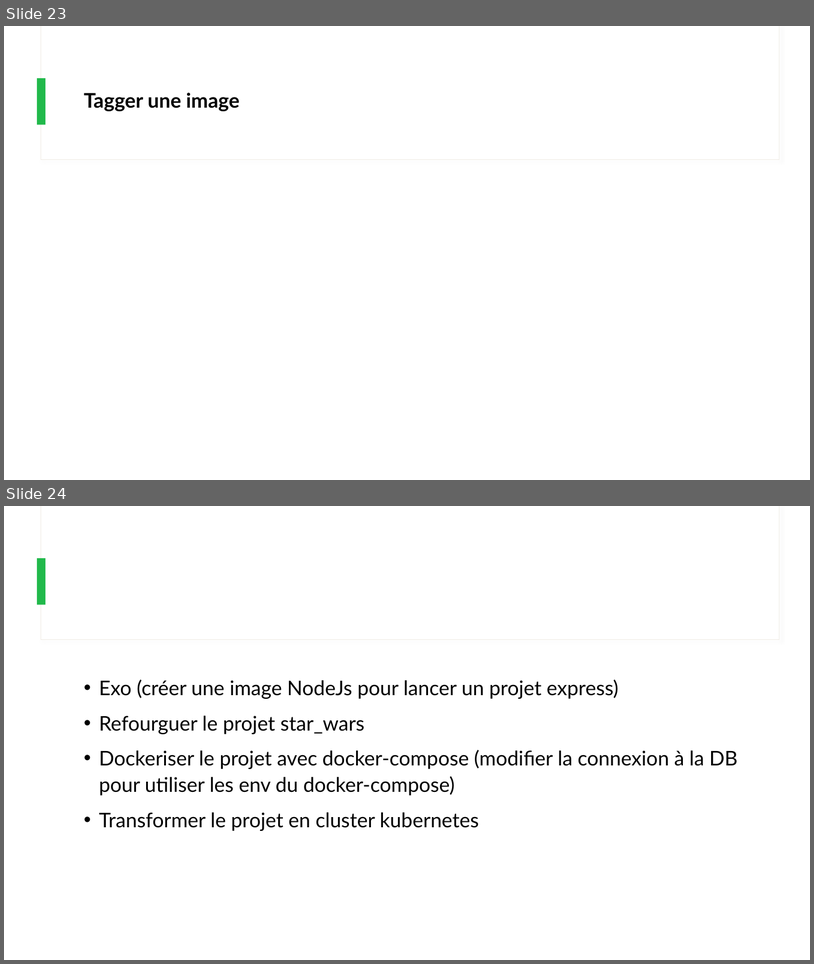
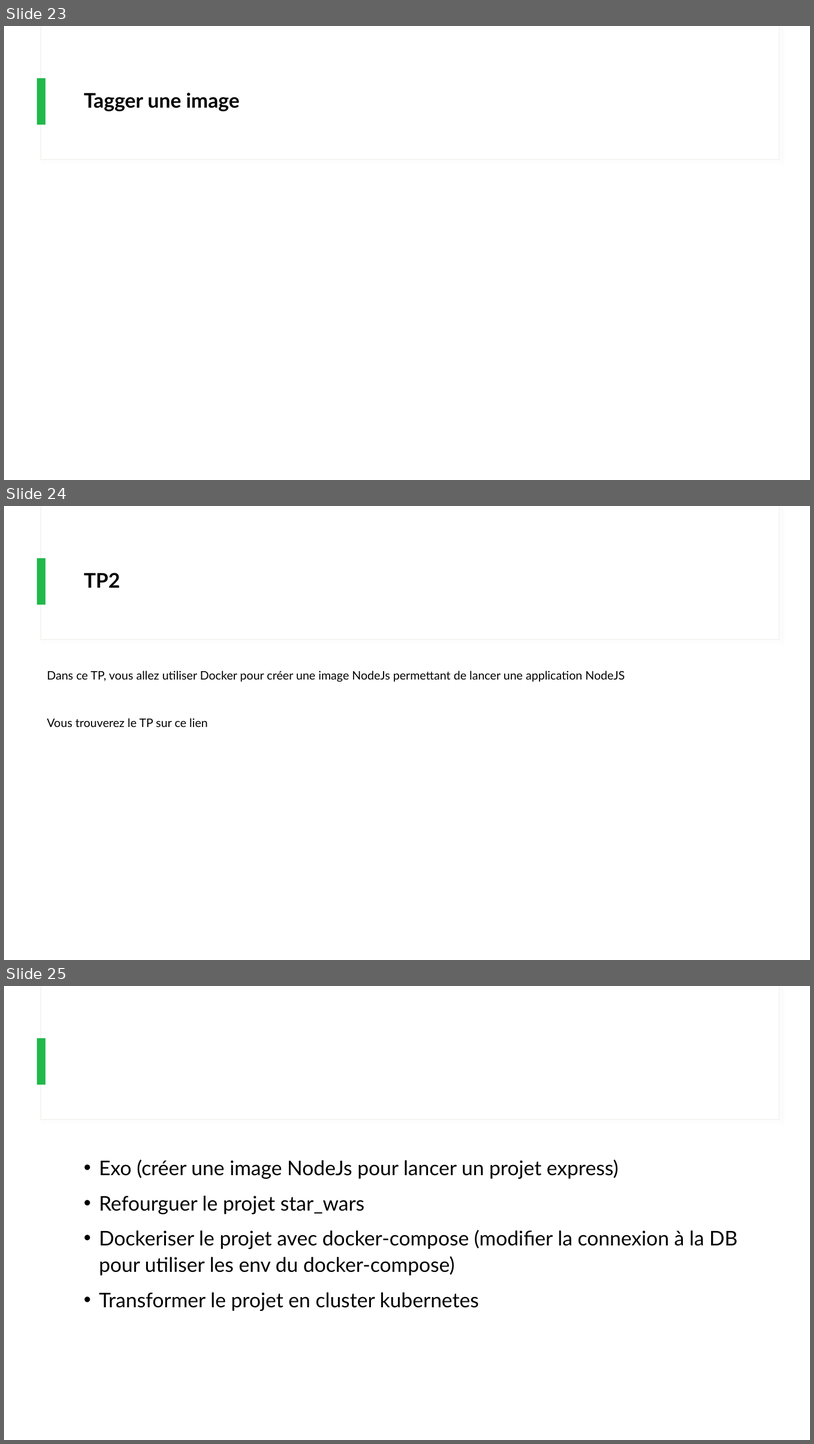
Before and after one commit to IPSSIASIDEV2/Jedy-DockerKubernetes-Formation, a slide deck: Cours/Cours.pptx. Shown one above the other, each under a label of ours: slides 23 and 24 before the commit, slides 23, 24 and 25 after it. The pictures are 814x964 and 814x1444 pixels, drawn with LibreOffice and Linux fonts; fonts in the diff are those of the drawing. Boxes give left, top, right and bottom in pixels: in the first picture for what was removed or moved away, otherwise in the second. Text is boxed around its words. In the diff, an @@ line names an element or a change of style, - is before the commit and + after.

```diff
--- a/Cours/Cours.pptx
+++ b/Cours/Cours.pptx
@@ slide 24 added at (x1=4, y1=506, x2=810, y2=960), background #FFFFFF; not listed: 3 template elements that a slide beside it also shows @@
@@ title added at (x1=84, y1=573, x2=120, y2=588), 24 pt, text #000000, bold @@
+TP2
@@ text added at (x1=47, y1=670, x2=625, y2=727), 14 pt, text #000000 @@
+Dans ce TP, vous allez utiliser Docker pour créer une image NodeJs permettant de lancer une application NodeJS
+Vous trouverez le TP sur ce lien
@@ what was slide 24 is now slide 25 @@
```
Also in this commit, not shown: 8 slides changed.
